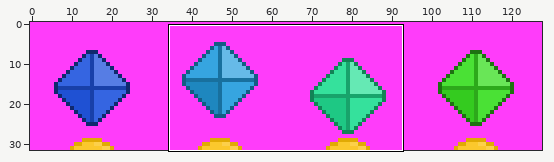
File history of a sprite sheet, images/checkpoint.png. The first picture is a wide view before the edit; the outline marks the close-up.
Close-up. As it was:
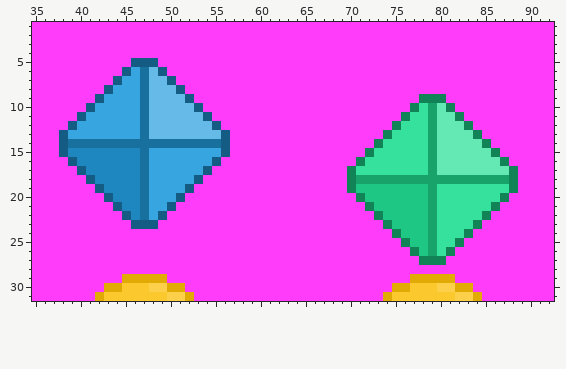
The file is 128x32 pixels. Shown: x 35..92, y 1..31.
Now the later version:
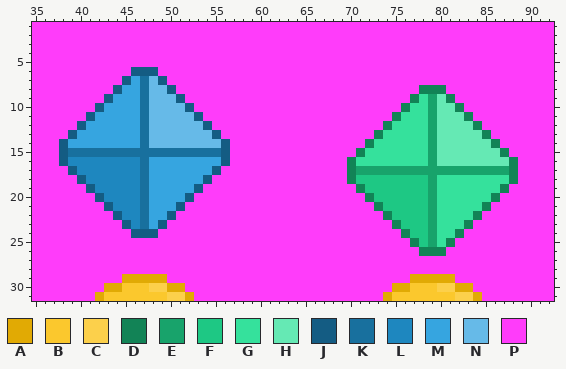
Palette (. is transparent): A #e1aa04  B #fbc82d  C #fcd04b  D #128356  E #18a36b  F #1ec884  G #35e19c  H #65e9b4  J #145c83  K #18709e  L #1e87bf  M #36a5e0  N #66bae8  P #ff3cfa
Edits made:
@@ x 35..92 @@
  4 PPPPPPPPPPPPPPPPPPPPPPPPPPPPPPPPPPPPPPPPPPPPPPPPPPPPPPPPPP
- 5 PPPPPPPPPPPJJJPPPPPPPPPPPPPPPPPPPPPPPPPPPPPPPPPPPPPPPPPPPP
- 6 PPPPPPPPPPJMKNJPPPPPPPPPPPPPPPPPPPPPPPPPPPPPPPPPPPPPPPPPPP
- 7 PPPPPPPPPJMMKNNJPPPPPPPPPPPPPPPPPPPPPPPPPPPPPPPPPPPPPPPPPP
- 8 PPPPPPPPJMMMKNNNJPPPPPPPPPPPPPPPPPPPPPPPPPPPPPPPPPPPPPPPPP
- 9 PPPPPPPJMMMMKNNNNJPPPPPPPPPPPPPPPPPPPPPPPPPDDDPPPPPPPPPPPP
-10 PPPPPPJMMMMMKNNNNNJPPPPPPPPPPPPPPPPPPPPPPPDGEHDPPPPPPPPPPP
-11 PPPPPJMMMMMMKNNNNNNJPPPPPPPPPPPPPPPPPPPPPDGGEHHDPPPPPPPPPP
-12 PPPPJMMMMMMMKNNNNNNNJPPPPPPPPPPPPPPPPPPPDGGGEHHHDPPPPPPPPP
-13 PPPJMMMMMMMMKNNNNNNNNJPPPPPPPPPPPPPPPPPDGGGGEHHHHDPPPPPPPP
-14 PPPJKKKKKKKKKKKKKKKKKJPPPPPPPPPPPPPPPPDGGGGGEHHHHHDPPPPPPP
-15 PPPJLLLLLLLLKMMMMMMMMJPPPPPPPPPPPPPPPDGGGGGGEHHHHHHDPPPPPP
-16 PPPPJLLLLLLLKMMMMMMMJPPPPPPPPPPPPPPPDGGGGGGGEHHHHHHHDPPPPP
-17 PPPPPJLLLLLLKMMMMMMJPPPPPPPPPPPPPPPDGGGGGGGGEHHHHHHHHDPPPP
-18 PPPPPPJLLLLLKMMMMMJPPPPPPPPPPPPPPPPDEEEEEEEEEEEEEEEEEDPPPP
-19 PPPPPPPJLLLLKMMMMJPPPPPPPPPPPPPPPPPDFFFFFFFFEGGGGGGGGDPPPP
-20 PPPPPPPPJLLLKMMMJPPPPPPPPPPPPPPPPPPPDFFFFFFFEGGGGGGGDPPPPP
-21 PPPPPPPPPJLLKMMJPPPPPPPPPPPPPPPPPPPPPDFFFFFFEGGGGGGDPPPPPP
-22 PPPPPPPPPPJLKMJPPPPPPPPPPPPPPPPPPPPPPPDFFFFFEGGGGGDPPPPPPP
-23 PPPPPPPPPPPJJJPPPPPPPPPPPPPPPPPPPPPPPPPDFFFFEGGGGDPPPPPPPP
-24 PPPPPPPPPPPPPPPPPPPPPPPPPPPPPPPPPPPPPPPPDFFFEGGGDPPPPPPPPP
-25 PPPPPPPPPPPPPPPPPPPPPPPPPPPPPPPPPPPPPPPPPDFFEGGDPPPPPPPPPP
-26 PPPPPPPPPPPPPPPPPPPPPPPPPPPPPPPPPPPPPPPPPPDFEGDPPPPPPPPPPP
-27 PPPPPPPPPPPPPPPPPPPPPPPPPPPPPPPPPPPPPPPPPPPDDDPPPPPPPPPPPP
+ 5 PPPPPPPPPPPPPPPPPPPPPPPPPPPPPPPPPPPPPPPPPPPPPPPPPPPPPPPPPP
+ 6 PPPPPPPPPPPJJJPPPPPPPPPPPPPPPPPPPPPPPPPPPPPPPPPPPPPPPPPPPP
+ 7 PPPPPPPPPPJMKNJPPPPPPPPPPPPPPPPPPPPPPPPPPPPPPPPPPPPPPPPPPP
+ 8 PPPPPPPPPJMMKNNJPPPPPPPPPPPPPPPPPPPPPPPPPPPDDDPPPPPPPPPPPP
+ 9 PPPPPPPPJMMMKNNNJPPPPPPPPPPPPPPPPPPPPPPPPPDGEHDPPPPPPPPPPP
+10 PPPPPPPJMMMMKNNNNJPPPPPPPPPPPPPPPPPPPPPPPDGGEHHDPPPPPPPPPP
+11 PPPPPPJMMMMMKNNNNNJPPPPPPPPPPPPPPPPPPPPPDGGGEHHHDPPPPPPPPP
+12 PPPPPJMMMMMMKNNNNNNJPPPPPPPPPPPPPPPPPPPDGGGGEHHHHDPPPPPPPP
+13 PPPPJMMMMMMMKNNNNNNNJPPPPPPPPPPPPPPPPPDGGGGGEHHHHHDPPPPPPP
+14 PPPJMMMMMMMMKNNNNNNNNJPPPPPPPPPPPPPPPDGGGGGGEHHHHHHDPPPPPP
+15 PPPJKKKKKKKKKKKKKKKKKJPPPPPPPPPPPPPPDGGGGGGGEHHHHHHHDPPPPP
+16 PPPJLLLLLLLLKMMMMMMMMJPPPPPPPPPPPPPDGGGGGGGGEHHHHHHHHDPPPP
+17 PPPPJLLLLLLLKMMMMMMMJPPPPPPPPPPPPPPDEEEEEEEEEEEEEEEEEDPPPP
+18 PPPPPJLLLLLLKMMMMMMJPPPPPPPPPPPPPPPDFFFFFFFFEGGGGGGGGDPPPP
+19 PPPPPPJLLLLLKMMMMMJPPPPPPPPPPPPPPPPPDFFFFFFFEGGGGGGGDPPPPP
+20 PPPPPPPJLLLLKMMMMJPPPPPPPPPPPPPPPPPPPDFFFFFFEGGGGGGDPPPPPP
+21 PPPPPPPPJLLLKMMMJPPPPPPPPPPPPPPPPPPPPPDFFFFFEGGGGGDPPPPPPP
+22 PPPPPPPPPJLLKMMJPPPPPPPPPPPPPPPPPPPPPPPDFFFFEGGGGDPPPPPPPP
+23 PPPPPPPPPPJLKMJPPPPPPPPPPPPPPPPPPPPPPPPPDFFFEGGGDPPPPPPPPP
+24 PPPPPPPPPPPJJJPPPPPPPPPPPPPPPPPPPPPPPPPPPDFFEGGDPPPPPPPPPP
+25 PPPPPPPPPPPPPPPPPPPPPPPPPPPPPPPPPPPPPPPPPPDFEGDPPPPPPPPPPP
+26 PPPPPPPPPPPPPPPPPPPPPPPPPPPPPPPPPPPPPPPPPPPDDDPPPPPPPPPPPP
+27 PPPPPPPPPPPPPPPPPPPPPPPPPPPPPPPPPPPPPPPPPPPPPPPPPPPPPPPPPP
 28 PPPPPPPPPPPPPPPPPPPPPPPPPPPPPPPPPPPPPPPPPPPPPPPPPPPPPPPPPP
